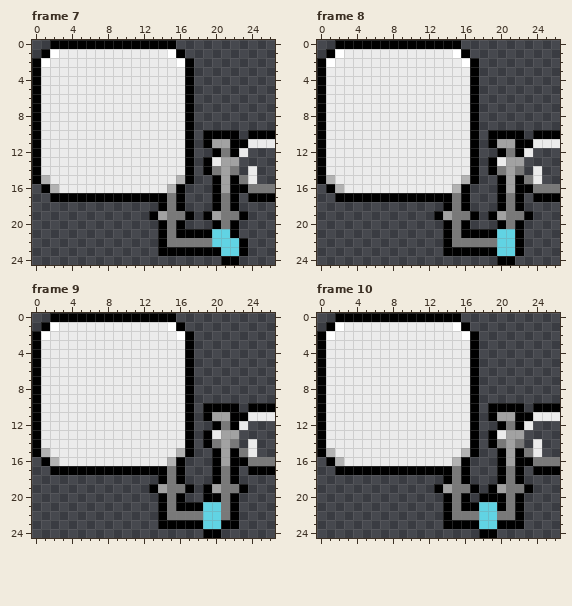
A pixel-art file gets an edit: res/image/aseprite/uiWeaponBackground.aseprite. The picture above is the old version.
27x25 pixels, 19 frames. Shown: frame 7, frame 8, frame 9, frame 10. The commit also changed other frames, which this record leaves out.
The same view after the edit:
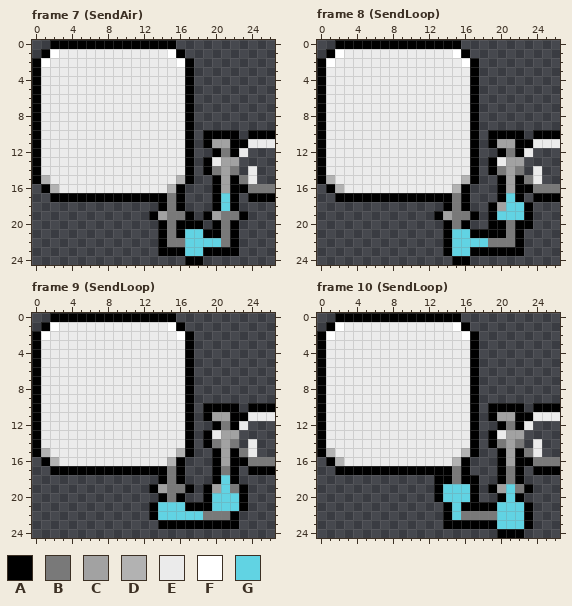
Palette (. is transparent): A #000000  B #797979  C #a2a2a2  D #b2b2b2  E #ebebeb  F #ffffff  G #61d3e3
The edit:
Frame 7 (SendAir), layer "Layer":
y 17..18: x 21 B -> G
y 20: x 17..18 .. -> AA
y 21: x 17..18 AA -> GG; x 20..21 GG -> AB
y 22: x 17..19 BBB -> GGG; x 21..23 GGA -> BA.
y 23: x 17..18 AA -> GG; x 21..23 GGA -> AA.
y 24: x 17..18 .. -> AA; x 21..22 AA -> ..
Frame 8 (SendLoop), layer "Layer":
y 17: x 21 B -> G
y 18: x 19..23 .ABA. -> ACGGA
y 19: x 20..22 CBB -> GGG
y 20: x 19 . -> A; x 23 . -> A
y 21: x 15..16 BA -> GG; x 20..21 GG -> AB
y 22: x 15..18 BBBB -> GGGG; x 20..21 GG -> BB
y 23: x 15..16 AA -> GG; x 20..21 GG -> AA
y 24: x 15..16 .. -> AA; x 20..21 AA -> ..
Frame 9 (SendLoop), layer "Layer":
y 18..19: x 21 B -> G
y 20: x 20..23 ABA. -> GGGA
y 21: x 13..16 .ABA -> AGGG; x 19 G -> A; x 21..23 BA. -> GGA
y 22: x 13..20 .ABBBBGG -> AGGGGGBB
y 23: x 19..20 GG -> AA
y 24: x 19..20 AA -> ..
Frame 10 (SendLoop), layer "Layer":
y 18: x 13 . -> A; x 17 . -> A
y 19: x 14..16 CBB -> GGG; x 21 B -> G
y 20: x 13..19 .ABA.AA -> AGGGA..; x 21 B -> G
y 21: x 15 B -> G; x 18..23 GGABA. -> AAGGGA
y 22: x 15 B -> G; x 18..23 GGBBA. -> BBGGGA
y 23: x 18..23 GGAAA. -> AAGGGA
y 24: x 18..22 AA... -> ..AAA
Boxes around the changes in both pictures, in picture pixels (x1, y1, x2, y2):
changed: (185, 193, 248, 265)
changed: (452, 193, 533, 265)
changed: (149, 475, 248, 538)
changed: (434, 475, 533, 538)
